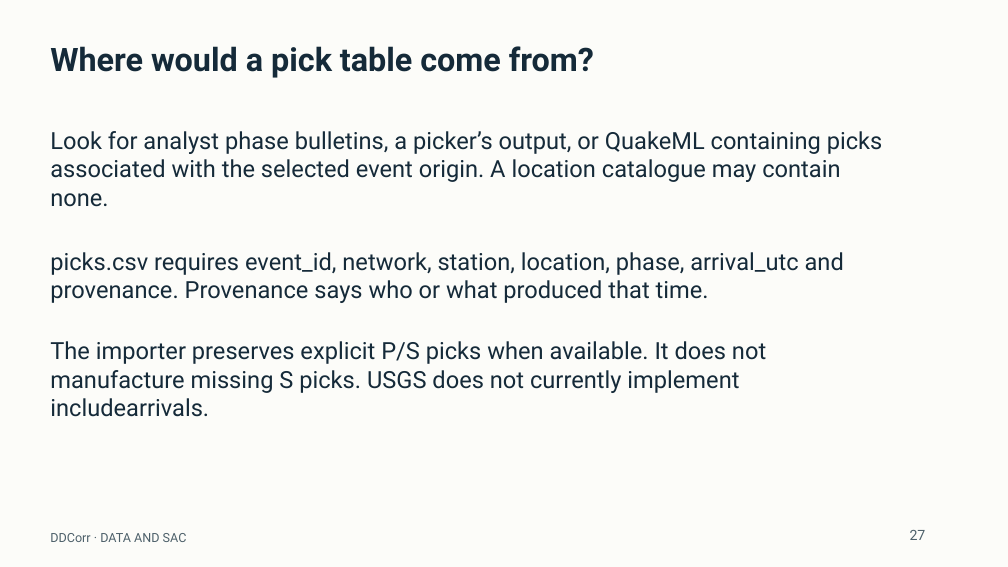
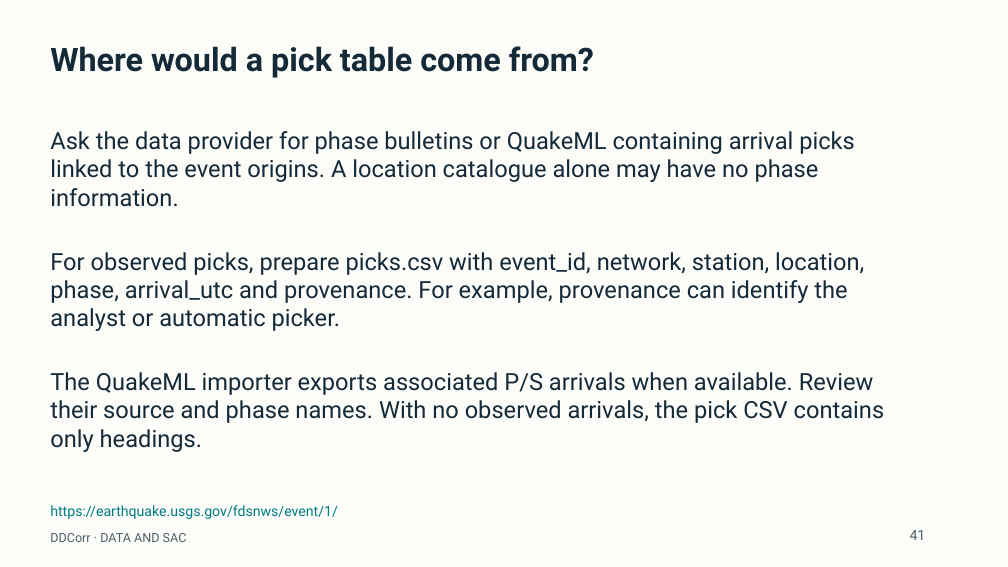
Before and after one commit to eliasrh/DDCorr.jl, a slide deck: slide 41 of teaching/DDCorr_minicourse.pptx (slide 27 before the commit). Drawn at 1008x567 pixels with LibreOffice and Linux fonts; fonts in the diff are those of the drawing. Boxes give left, top, right and bottom in pixels: in the first picture for what was removed or moved away, otherwise in the second. Text is boxed around its words. In the diff, an @@ line names an element or a change of style, - is before the commit and + after.

Commit message:
Revise student walkthrough with visual location context and explicit Python commands
Add editable ray-path and workflow diagrams, explain output formats and event indices, and make parameter experiments repeatable. Use the virtual environment executable in every acquisition command, add a small five-event download and Windows instructions, and clear synthetic selections before real processing. Add actionable dependency errors and a regression test.

```diff
--- a/teaching/DDCorr_minicourse.pptx
+++ b/teaching/DDCorr_minicourse.pptx
@@ text at (50,131,855,207): text changed @@
-Look for analyst phase bulletins, a picker’s output, or QuakeML containing picks
-associated with the selected event origin. A location catalogue may contain
-none.
+Ask the data provider for phase bulletins or QuakeML containing arrival picks
+linked to the event origins. A location catalogue alone may have no phase
+information.
@@ text at (50,252,864,331): text changed @@
-picks.csv requires event_id, network, station, location, phase, arrival_utc and
-provenance. Provenance says who or what produced that time.
+For observed picks, prepare picks.csv with event_id, network, station, location,
+phase, arrival_utc and provenance. For example, provenance can identify the
+analyst or automatic picker.
@@ text removed at (50,341,766,417) @@
-The importer preserves explicit P/S picks when available. It does not
-manufacture missing S picks. USGS does not currently implement
-includearrivals.
@@ text added at (50,372,885,452), 22.5 pt, text #152A39 @@
+The QuakeML importer exports associated P/S arrivals when available. Review
+their source and phase names. With no observed arrivals, the pick CSV contains
+only headings.
@@ text added at (50,505,338,519), 13.5 pt, text #007C83 @@
+https://earthquake.usgs.gov/fdsnws/event/1/
@@ text at (910,530,926,540): text changed @@
-27
+41
```
Also in this commit, not shown: 67 other slides changed, 32 slides added, 16 slides removed, 22 other files.
